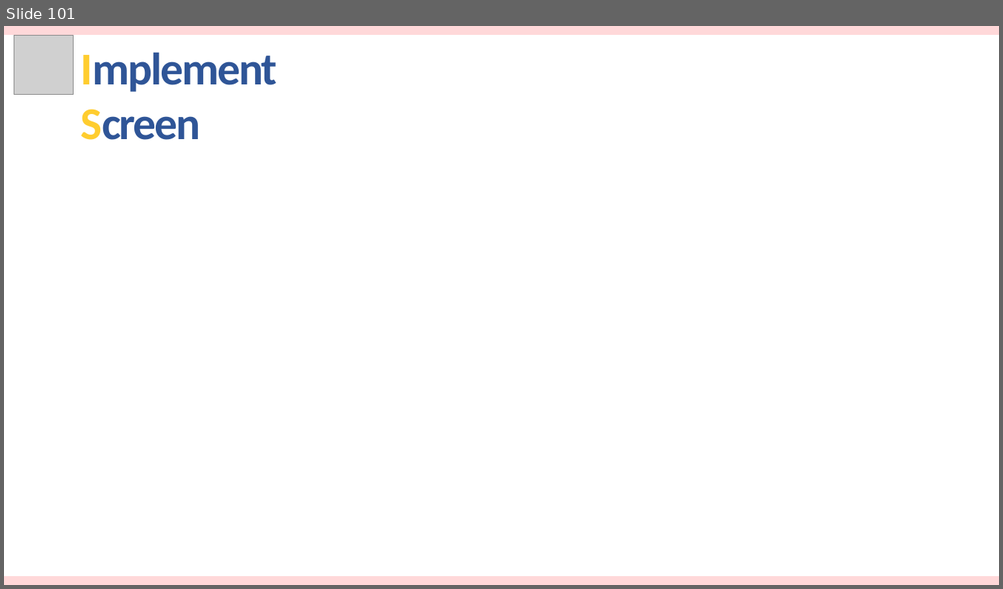
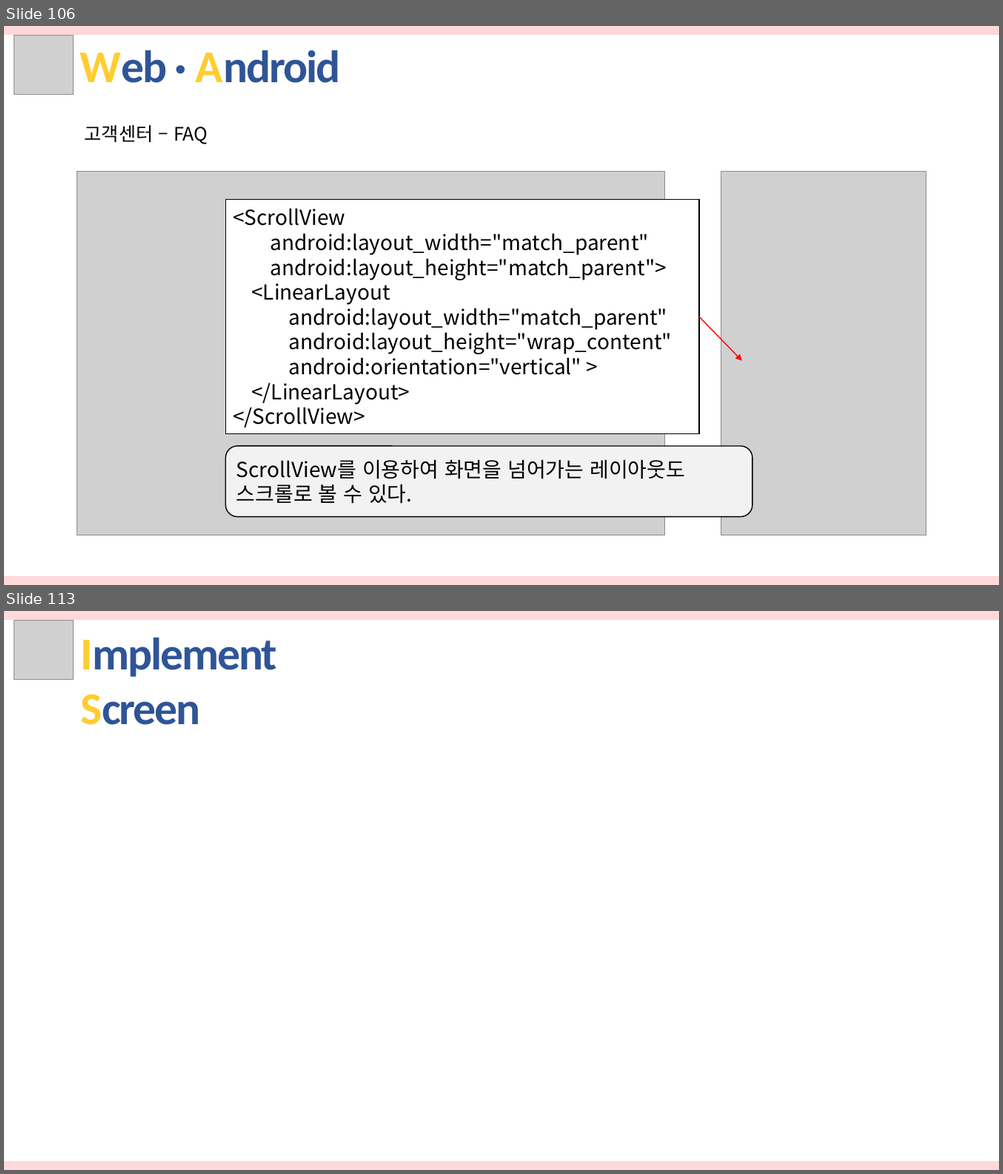
Before and after one commit to hhsw07/ezen-academy-projects, a slide deck: 발표자료/3차/반려동물관리서비스.pptx. Shown one above the other, each under a label of ours: slide 101 before the commit, slides 106 and 113 after it; the slides between them are not shown. The pictures are 1003x589 and 1003x1174 pixels, drawn with LibreOffice and Linux fonts; fonts in the diff are those of the drawing; grey boxes stand for pictures. Boxes give left, top, right and bottom in pixels: in the first picture for what was removed or moved away, otherwise in the second. Text is boxed around its words. In the diff, an @@ line names an element or a change of style, - is before the commit and + after.

```diff
--- a/발표자료/3차/반려동물관리서비스.pptx
+++ b/발표자료/3차/반려동물관리서비스.pptx
@@ slide 106 added at box(4, 26, 999, 585), background #FFFFFF @@
@@ rectangle added at box(4, 26, 999, 35), fill #FFD8D9 @@
@@ picture added at box(14, 36, 74, 95) @@
@@ text added at box(80, 50, 340, 83), 44 pt, text #2F5597, bold @@
+Web · Android
@@ text added at box(85, 125, 208, 144), 18 pt, text #000000 @@
+고객센터 – FAQ
@@ picture added at box(77, 172, 664, 536) @@
@@ picture added at box(721, 172, 926, 536) @@
@@ rectangle added at box(225, 200, 700, 434), fill #FFFFFF, outline #000000 1 pt, 20 pt, text #000000 @@
+<ScrollView
+android:layout_width="match_parent"
+android:layout_height="match_parent">
+<LinearLayout
+android:layout_width="match_parent"
+android:layout_height="wrap_content"
+android:orientation="vertical" >
+</LinearLayout>
+</ScrollView>
@@ arrow added from (700, 317) to (742, 361), #FF0000 1 pt @@
@@ rounded rectangle added at box(225, 447, 752, 517), fill #F2F2F2, outline #000000 1 pt, 20 pt, text #000000 @@
+ScrollView를 이용하여 화면을 넘어가는 레이아웃도 스크롤로 볼 수 있다.
@@ rectangle added at box(4, 577, 999, 585), fill #FFD8D9 @@
@@ what was slide 101 is now slide 113 @@
```
Also in this commit, not shown: 11 other slides added.
